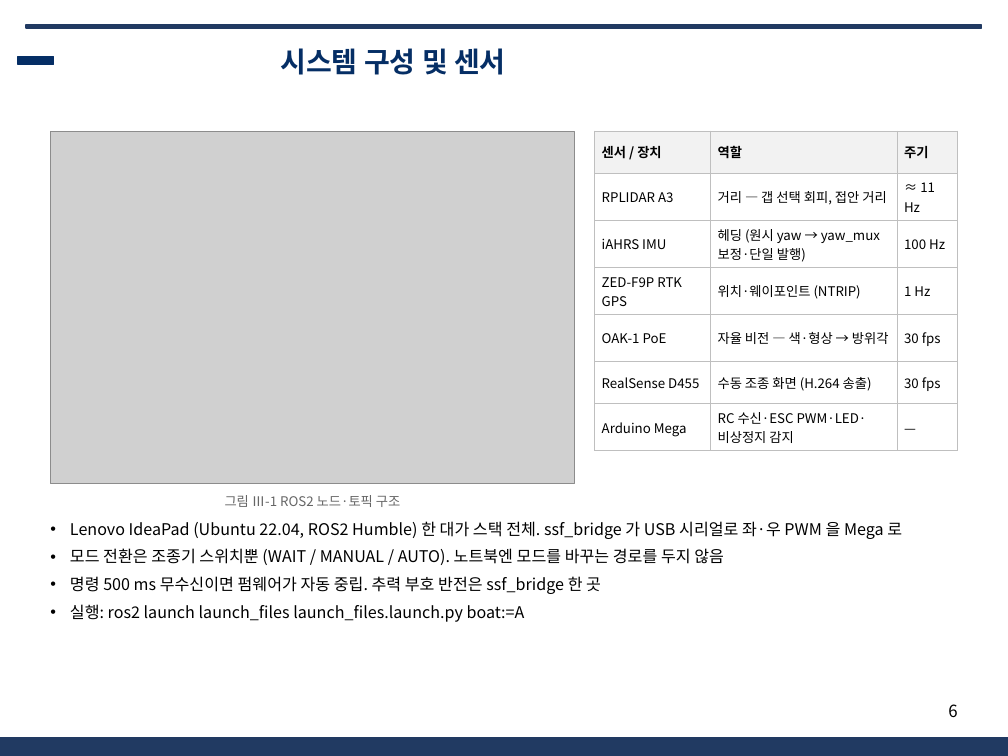
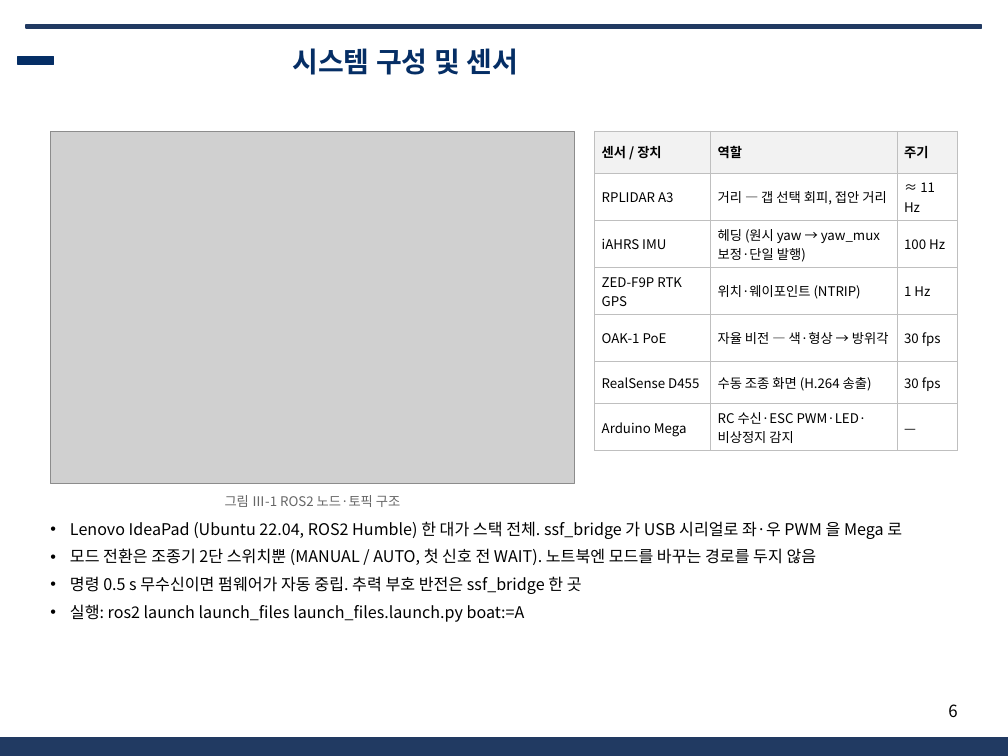
Before and after one commit to unmatsutake377-rgb/ros2_ws, a slide deck: slide 6 of docs/전달용/보고서_분담/발표자료_SSF_A.pptx. Drawn at 1008x756 pixels with LibreOffice and Linux fonts; fonts in the diff are those of the drawing; grey boxes stand for pictures; background and template pictures are left out. Boxes give left, top, right and bottom in pixels: in the first picture for what was removed or moved away, otherwise in the second. Text is boxed around its words. In the diff, an @@ line names an element or a change of style, - is before the commit and + after.

```diff
--- a/docs/전달용/보고서_분담/발표자료_SSF_A.pptx
+++ b/docs/전달용/보고서_분담/발표자료_SSF_A.pptx
@@ title "시스템 구성 및 센서": place and size @@
-title "시스템 구성 및 센서" at [280,48,506,75]
+title "시스템 구성 및 센서" at [292,48,518,75]
@@ text at [70,548,817,594]: text changed @@
-• 모드 전환은 조종기 스위치뿐 (WAIT / MANUAL / AUTO). 노트북엔 모드를 바꾸는 경로를 두지 않음
-• 명령 500 ms 무수신이면 펌웨어가 자동 중립. 추력 부호 반전은 ssf_bridge 한 곳
+• 모드 전환은 조종기 2단 스위치뿐 (MANUAL / AUTO, 첫 신호 전 WAIT). 노트북엔 모드를 바꾸는 경로를 두지 않음
+• 명령 0.5 s 무수신이면 펌웨어가 자동 중립. 추력 부호 반전은 ssf_bridge 한 곳
```
Also in this commit, not shown: 10 other slides changed, 6 other files.
